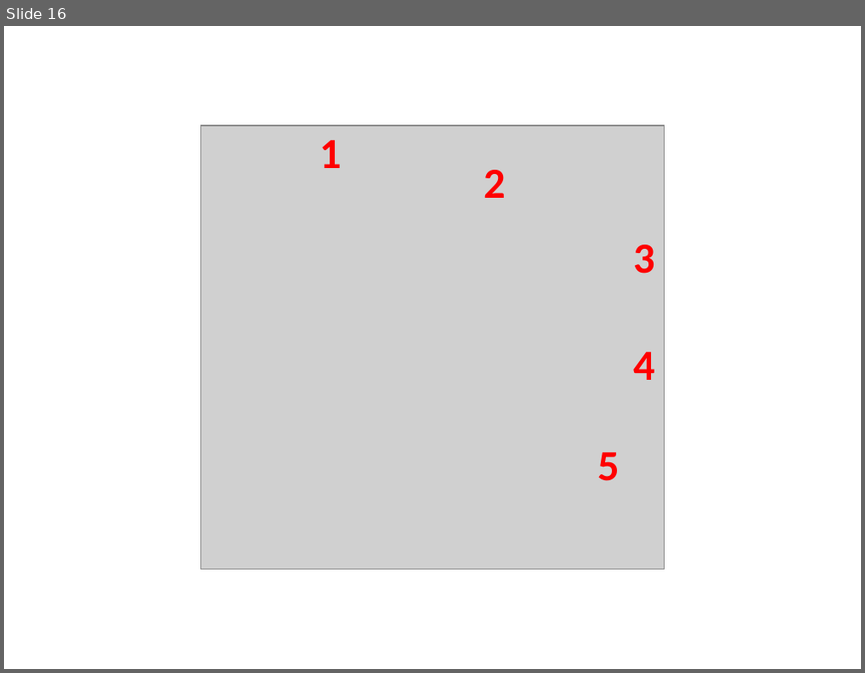
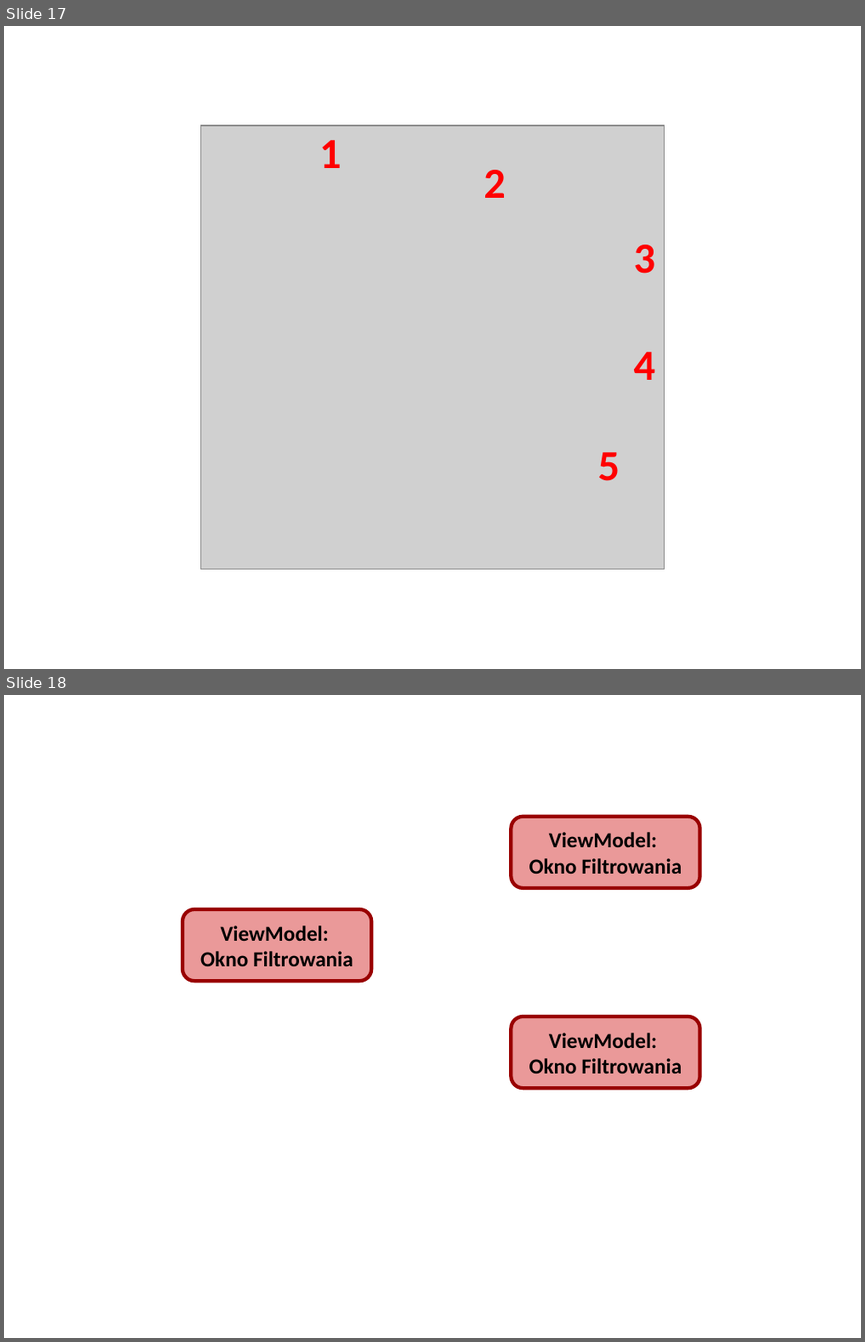
Before and after one commit to dobrzynskikam/Praca-Magisterska, a slide deck: Praca/PrezentacjaZawierajacaObrazyPracy.pptx. Shown one above the other, each under a label of ours: slide 16 before the commit, slides 17 and 18 after it. The pictures are 865x673 and 865x1342 pixels, drawn with LibreOffice and Linux fonts; fonts in the diff are those of the drawing; grey boxes stand for pictures. Boxes give left, top, right and bottom in pixels: in the first picture for what was removed or moved away, otherwise in the second. Text is boxed around its words. In the diff, an @@ line names an element or a change of style, - is before the commit and + after.

```diff
--- a/Praca/PrezentacjaZawierajacaObrazyPracy.pptx
+++ b/Praca/PrezentacjaZawierajacaObrazyPracy.pptx
@@ slide 18 added at bbox=[4, 695, 861, 1338], background #FFFFFF @@
@@ rounded rectangle added at bbox=[511, 817, 699, 888], fill #EA9999, outline #990000 3 pt, 18 pt, text #000000, bold @@
+ViewModel:
+Okno Filtrowania
@@ rounded rectangle added at bbox=[182, 909, 370, 981], fill #EA9999, outline #990000 3 pt, 18 pt, text #000000, bold @@
+ViewModel:
+Okno Filtrowania
@@ rounded rectangle added at bbox=[511, 1016, 699, 1088], fill #EA9999, outline #990000 3 pt, 18 pt, text #000000, bold @@
+ViewModel:
+Okno Filtrowania
@@ what was slide 16 is now slide 17 @@
```
Also in this commit, not shown: 1 other slide added, 1 other file.
